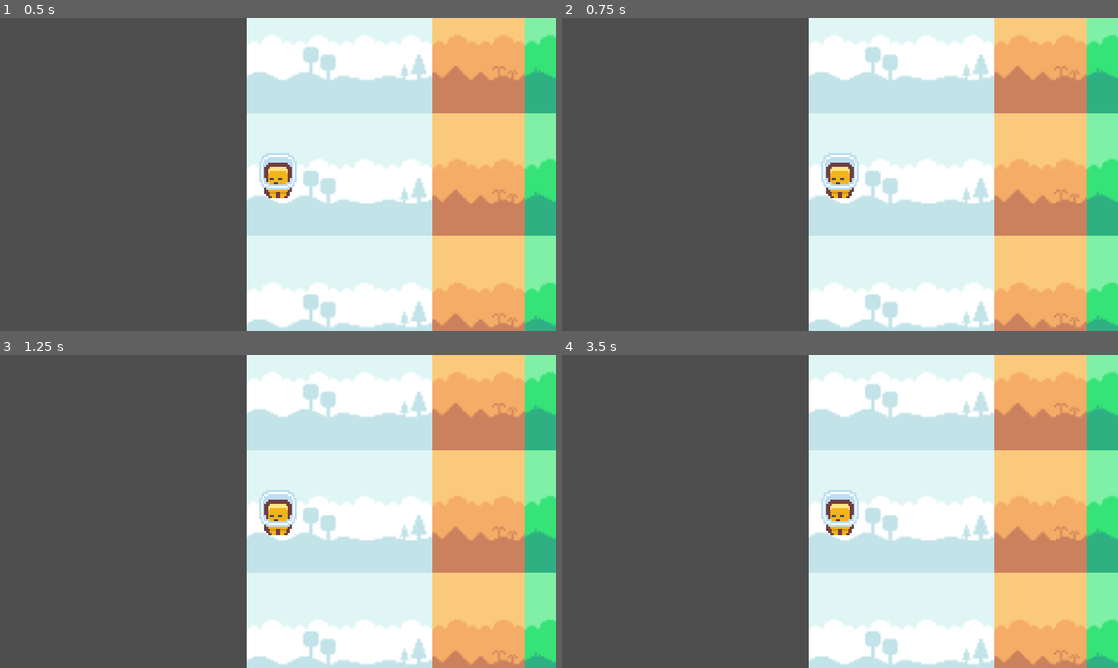
Above: before the commit, frames 1-4 (two rows, left to right).
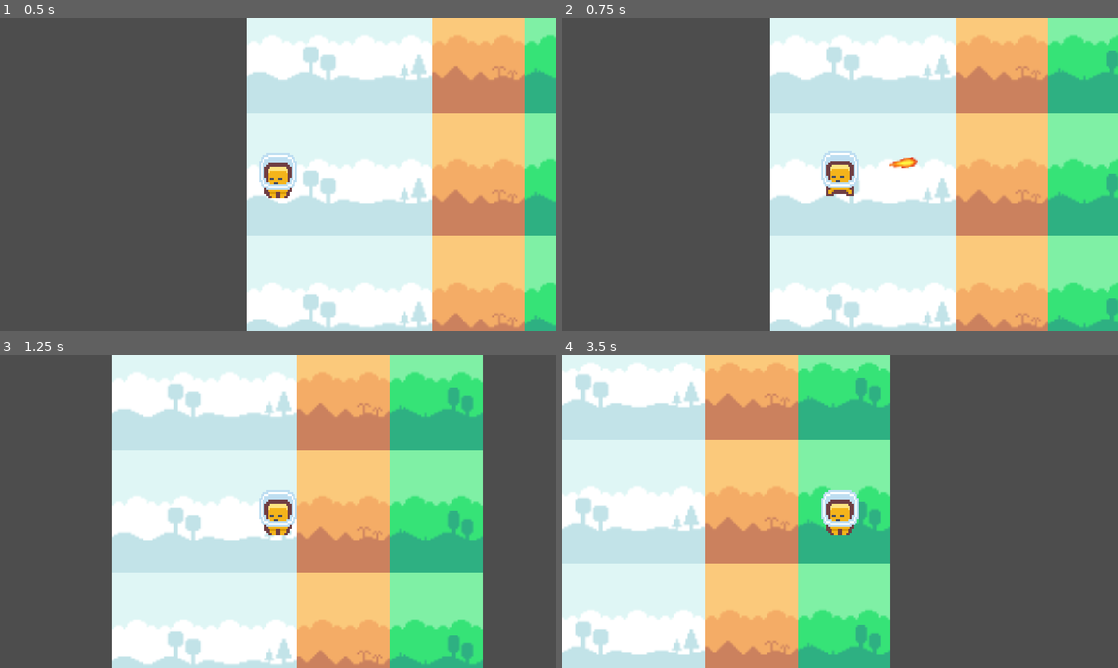
Above: after the commit, the same moments.

Repository: Silgnis/Game-Design-Project
Game: Godot game, scene res://Scenes/Main.tscn
The game is run twice, just before and just after one commit, with the same random seed, the same clock (stepped at 60 frames per second) and the same inputs. Before the commit the project has no main scene; this scene is started directly in both runs.
Inputs (mouse positions are in pixels of both pictures, inside the frame that each line leads up to):
- Up to frame 1 (0.5 s): no input
- Up to frame 2 (0.75 s): tap Enter at 0.5 s; move the mouse to (962, 158) at 0.52 s; hold Right (right, bound only after the commit) from 0.53 s (still down); click (962, 158) at 0.6 s
- Up to frame 3 (1.25 s): keep holding Right (right, bound only after the commit)
- Up to frame 4 (3.5 s): move the mouse to (728, 527) at 1.27 s; release Right (right, bound only after the commit) at 1.28 s; hold Down (down, bound only after the commit) 1.28-2.03 s; click (728, 527) at 1.35 s; move the mouse to (895, 442) at 2.02 s; hold Right (right, bound only after the commit) 2.03-2.78 s; click (895, 442) at 2.1 s; move the mouse to (812, 574) at 2.77 s; hold Up (up, bound only after the commit) from 2.78 s (still down); click (812, 574) at 2.85 s

Frame 1 is identical in both runs. In frame 2, 26% of the frame differs, in the area x 37-100%, y 0-100%; in frame 3, 71%; in frame 4, 99%, in the area x 0-100%, y 0-100%.

Commit message:
Bug fix: add input actions project settings

Diff:
--- a/project.godot
+++ b/project.godot
@@ -11,6 +11,7 @@
 [application]
 
 config/name="New Game Project"
+run/main_scene="uid://155xx7s6y6ta"
 config/features=PackedStringArray("4.7", "GL Compatibility")
 config/icon="res://icon.svg"
 
@@ -18,6 +19,38 @@
 
 window/stretch/mode="canvas_items"
 window/stretch/aspect="expand"
+
+[input]
+
+Shoot={
+"deadzone": 0.2,
+"events": [Object(InputEventMouseButton,"resource_local_to_scene":false,"resource_name":"","device":-1,"window_id":0,"alt_pressed":false,"shift_pressed":false,"ctrl_pressed":false,"meta_pressed":false,"button_mask":1,"position":Vector2(219, 9),"global_position":Vector2(228, 57),"factor":1.0,"button_index":1,"canceled":false,"pressed":true,"double_click":false,"script":null)
+]
+}
+left={
+"deadzone": 0.2,
+"events": [Object(InputEventKey,"resource_local_to_scene":false,"resource_name":"","device":-1,"window_id":0,"alt_pressed":false,"shift_pressed":false,"ctrl_pressed":false,"meta_pressed":false,"pressed":false,"keycode":0,"physical_keycode":4194319,"key_label":0,"unicode":0,"location":0,"echo":false,"script":null)
+, Object(InputEventKey,"resource_local_to_scene":false,"resource_name":"","device":-1,"window_id":0,"alt_pressed":false,"shift_pressed":false,"ctrl_pressed":false,"meta_pressed":false,"pressed":false,"keycode":0,"physical_keycode":65,"key_label":0,"unicode":97,"location":0,"echo":false,"script":null)
+]
+}
+right={
+"deadzone": 0.2,
+"events": [Object(InputEventKey,"resource_local_to_scene":false,"resource_name":"","device":-1,"window_id":0,"alt_pressed":false,"shift_pressed":false,"ctrl_pressed":false,"meta_pressed":false,"pressed":false,"keycode":0,"physical_keycode":4194321,"key_label":0,"unicode":0,"location":0,"echo":false,"script":null)
+, Object(InputEventKey,"resource_local_to_scene":false,"resource_name":"","device":-1,"window_id":0,"alt_pressed":false,"shift_pressed":false,"ctrl_pressed":false,"meta_pressed":false,"pressed":false,"keycode":0,"physical_keycode":68,"key_label":0,"unicode":100,"location":0,"echo":false,"script":null)
+]
+}
+up={
+"deadzone": 0.2,
+"events": [Object(InputEventKey,"resource_local_to_scene":false,"resource_name":"","device":-1,"window_id":0,"alt_pressed":false,"shift_pressed":false,"ctrl_pressed":false,"meta_pressed":false,"pressed":false,"keycode":0,"physical_keycode":4194320,"key_label":0,"unicode":0,"location":0,"echo":false,"script":null)
+, Object(InputEventKey,"resource_local_to_scene":false,"resource_name":"","device":-1,"window_id":0,"alt_pressed":false,"shift_pressed":false,"ctrl_pressed":false,"meta_pressed":false,"pressed":false,"keycode":0,"physical_keycode":87,"key_label":0,"unicode":119,"location":0,"echo":false,"script":null)
+]
+}
+down={
+"deadzone": 0.2,
+"events": [Object(InputEventKey,"resource_local_to_scene":false,"resource_name":"","device":-1,"window_id":0,"alt_pressed":false,"shift_pressed":false,"ctrl_pressed":false,"meta_pressed":false,"pressed":false,"keycode":0,"physical_keycode":4194322,"key_label":0,"unicode":0,"location":0,"echo":false,"script":null)
+, Object(InputEventKey,"resource_local_to_scene":false,"resource_name":"","device":-1,"window_id":0,"alt_pressed":false,"shift_pressed":false,"ctrl_pressed":false,"meta_pressed":false,"pressed":false,"keycode":0,"physical_keycode":83,"key_label":0,"unicode":115,"location":0,"echo":false,"script":null)
+]
+}
 
 [physics]
 
